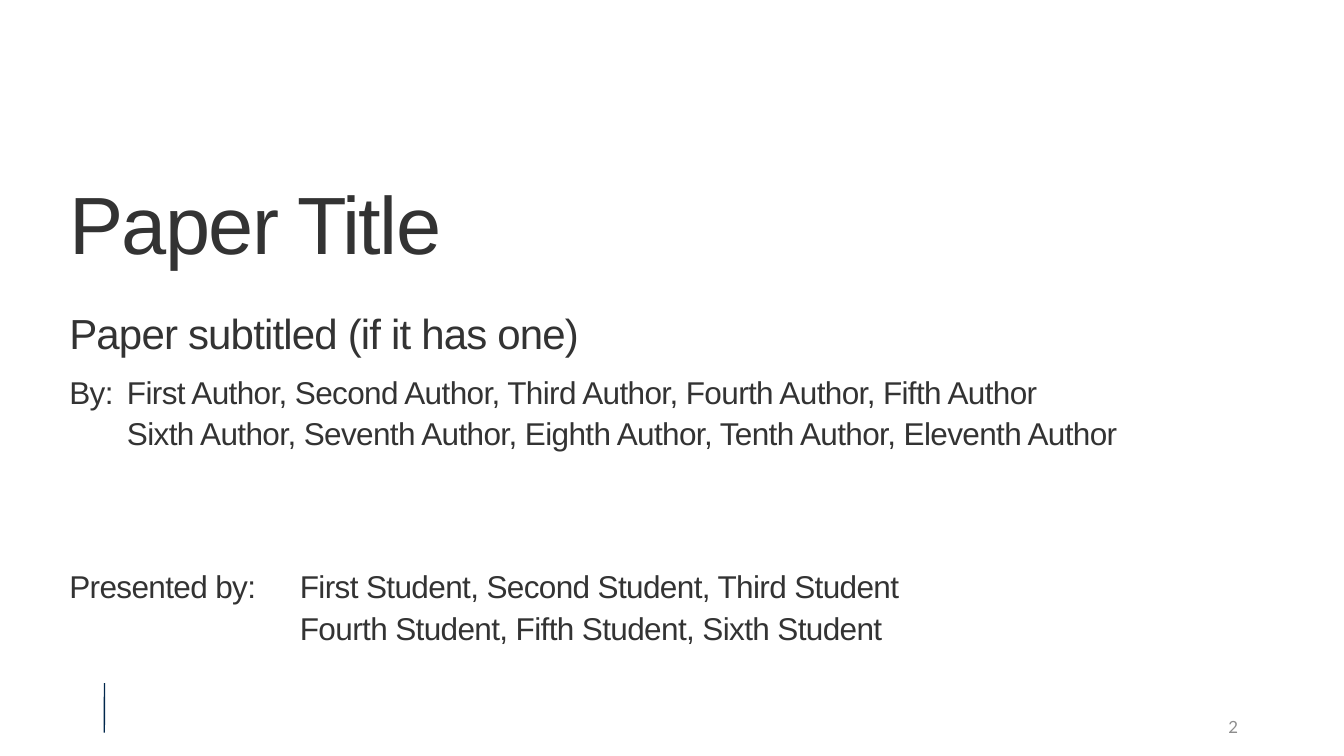
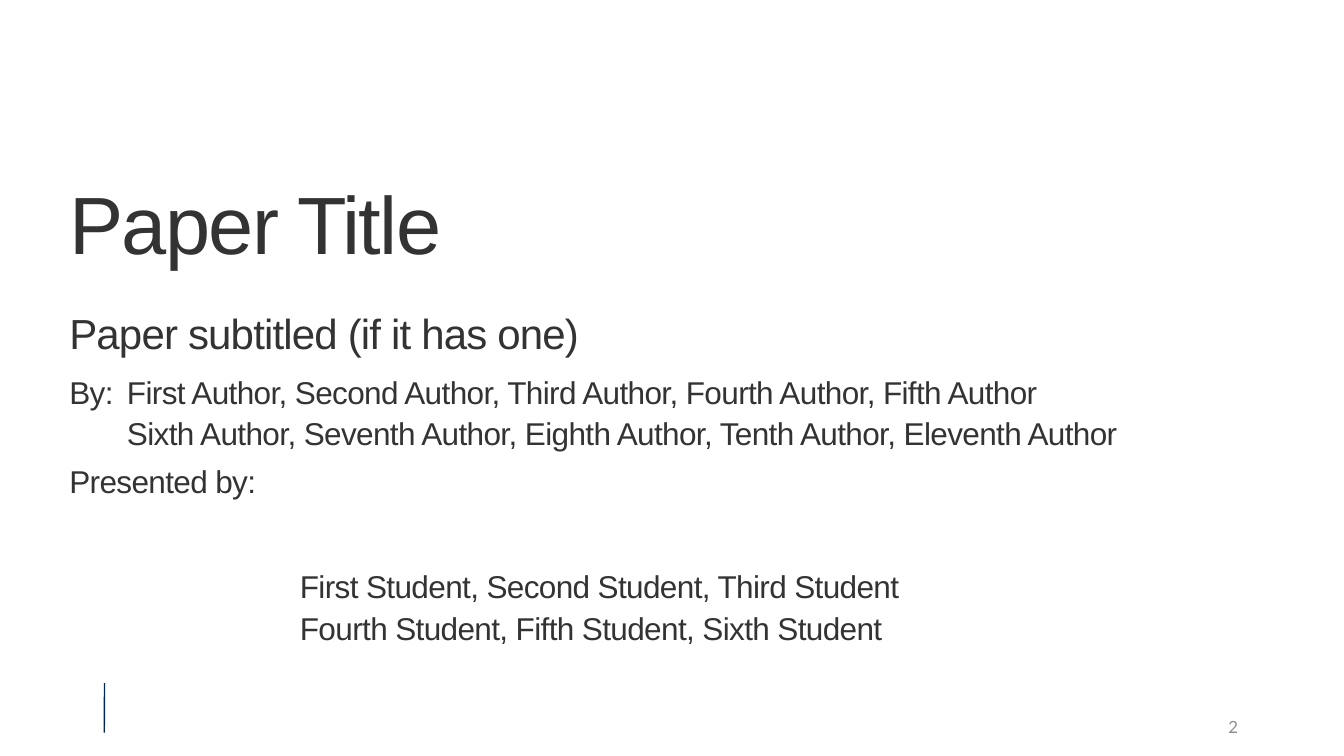
Before and after one commit to opipari/DeepRobWeb, a slide deck: slide 2 of assets/slides/templates/DeepRob_Paper_Presentation.pptx. Drawn at 1344x756 pixels with LibreOffice and Linux fonts; fonts in the diff are those of the drawing; background and template pictures are left out. Boxes give left, top, right and bottom in pixels: in the first picture for what was removed or moved away, otherwise in the second. Text is boxed around its words. In the diff, an @@ line names an element or a change of style, - is before the commit and + after.

Commit message:
Adding new slide layout.

```diff
--- a/assets/slides/templates/DeepRob_Paper_Presentation.pptx
+++ b/assets/slides/templates/DeepRob_Paper_Presentation.pptx
@@ text "Presented by:": place and size @@
-text "Presented by:" at [69,575,256,604]
+text "Presented by:" at [69,470,256,499]
```
Also in this commit, not shown: 9 other slides changed, 2 other files.
